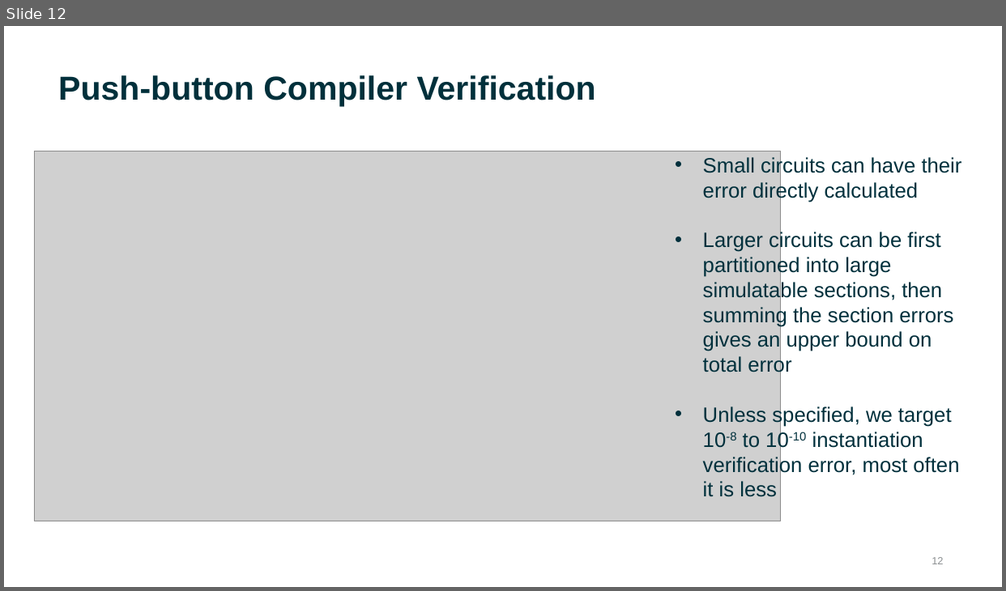
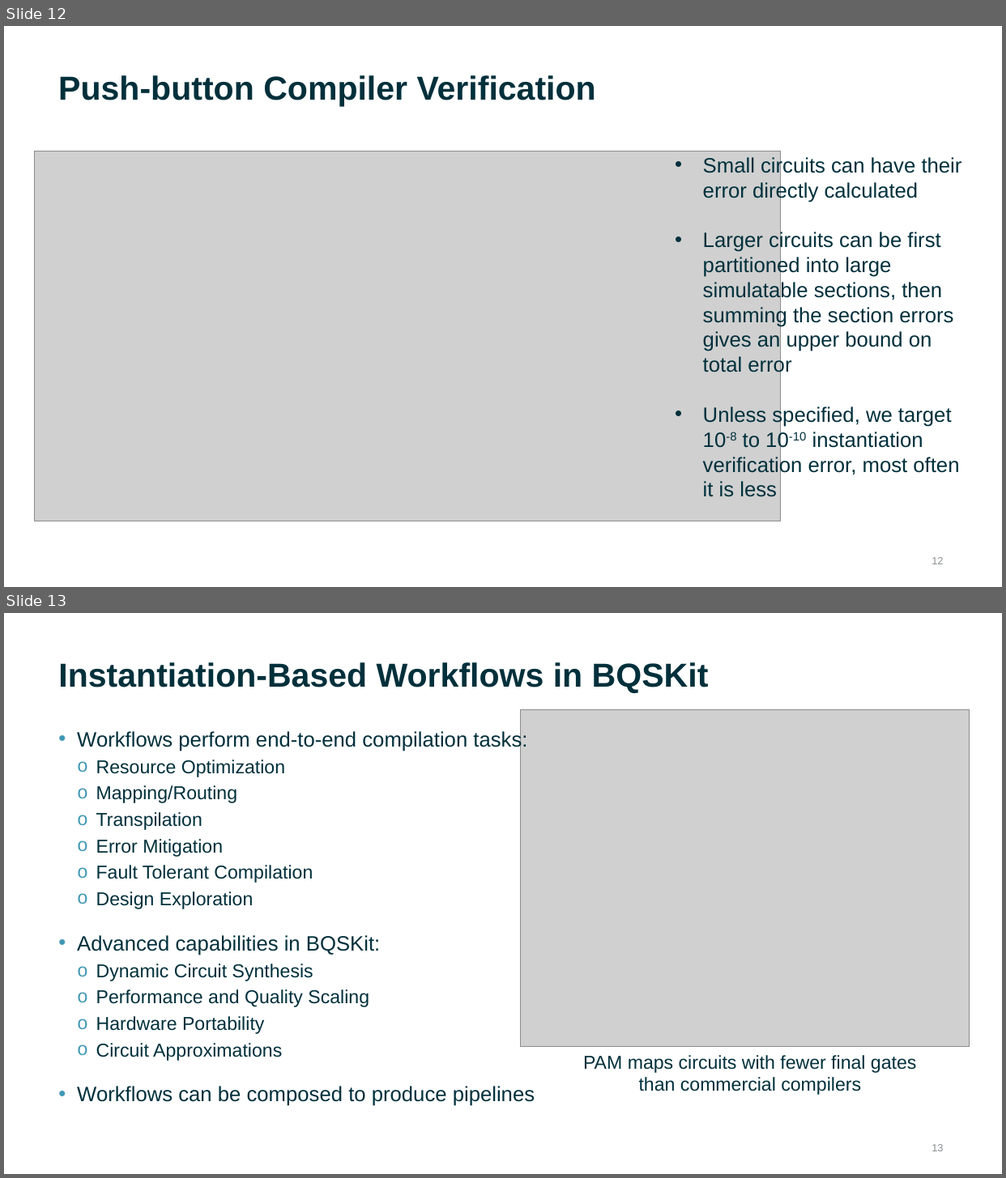
Before and after one commit to BQSKit/bqskit-tutorial, a slide deck: 1_introduction_slides.pptx. Shown one above the other, each under a label of ours: slide 12 before the commit, slides 12 and 13 after it. The pictures are 1006x591 and 1006x1178 pixels, drawn with LibreOffice and Linux fonts; fonts in the diff are those of the drawing; grey boxes stand for pictures; background and template pictures are left out. Boxes give left, top, right and bottom in pixels: in the first picture for what was removed or moved away, otherwise in the second. Text is boxed around its words. In the diff, an @@ line names an element or a change of style, - is before the commit and + after.

```diff
--- a/1_introduction_slides.pptx
+++ b/1_introduction_slides.pptx
@@ slide 13 added at <box>4,613,1002,1174</box>, background #FFFFFF @@
@@ title added at <box>58,662,709,693</box>, 32 pt, text #00303B, bold @@
+Instantiation-Based Workflows in BQSKit
@@ picture added at <box>521,709,970,1046</box> @@
@@ text added at <box>77,730,535,1106</box>, 18 pt, text #00303C @@
+• Workflows perform end-to-end compilation tasks:
+  o Resource Optimization
+  o Mapping/Routing
+  o Transpilation
+  o Error Mitigation
+  o Fault Tolerant Compilation
+  o Design Exploration
+• Advanced capabilities in BQSKit:
+  o Dynamic Circuit Synthesis
+  o Performance and Quality Scaling
+  o Hardware Portability
+  o Circuit Approximations
+• Workflows can be composed to produce pipelines
@@ text added at <box>583,1055,916,1095</box>, 18 pt, text #00303C @@
+PAM maps circuits with fewer final gates than commercial compilers
@@ page number added at <box>931,1144,943,1152</box>, 10 pt, text #8C8F92 @@
+13
```
Also in this commit, not shown: 5 slides changed, 8 slides removed.
